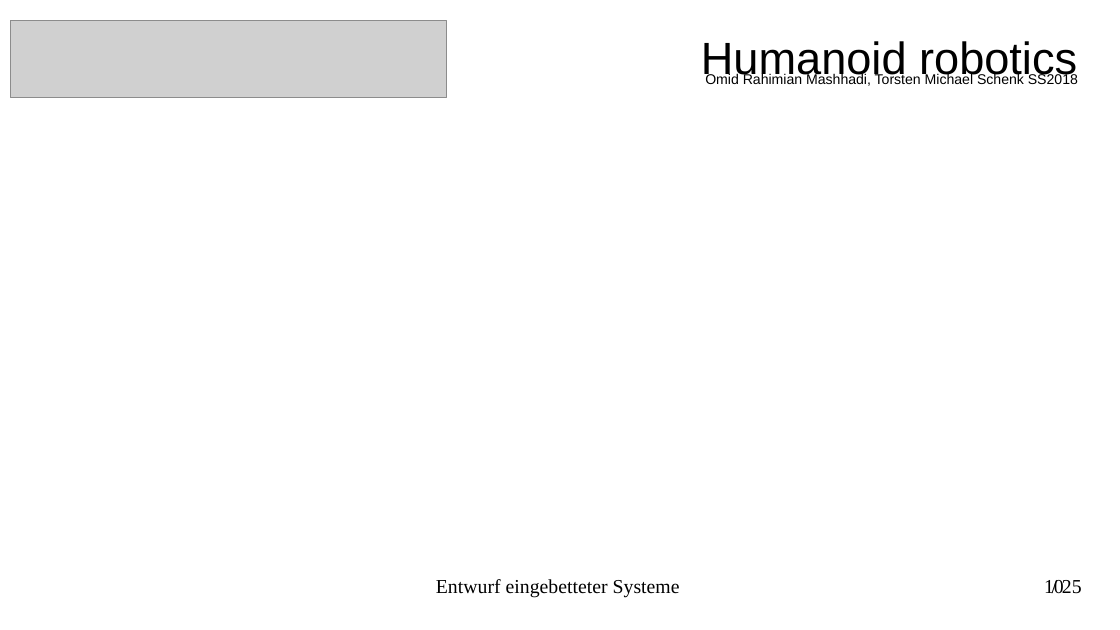
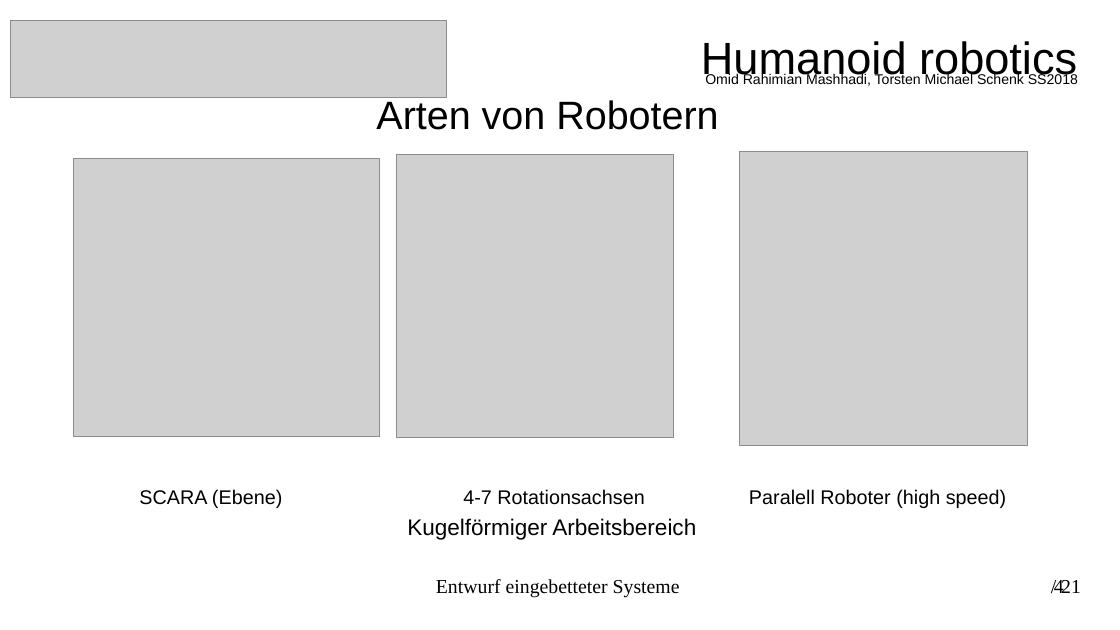
Before and after one commit to torstenschenk/beuth-avatar-ss2018, a slide deck: slide 4 of Presentation/HumanoideRobotic.odp (slide 10 before the commit). Drawn at 1120x630 pixels with LibreOffice and Linux fonts; fonts in the diff are those of the drawing; grey boxes stand for pictures. Boxes give left, top, right and bottom in pixels: in the first picture for what was removed or moved away, otherwise in the second. Text is boxed around its words. In the diff, an @@ line names an element or a change of style, - is before the commit and + after.

```diff
--- a/Presentation/HumanoideRobotic.odp
+++ b/Presentation/HumanoideRobotic.odp
@@ title added at (376,100,718,130), 28 pt, text #000000 @@
+Arten von Robotern
@@ picture added at (74,159,380,437) @@
@@ picture added at (396,154,674,438) @@
@@ picture added at (740,152,1028,446) @@
@@ text added at (139,489,1007,508), 14 pt, text #000000 @@
+SCARA (Ebene) 4-7 Rotationsachsen Paralell Roboter (high speed)
@@ text added at (407,518,696,540), 16 pt, text #000000 @@
+Kugelförmiger Arbeitsbereich
@@ page number at (1054,580,1064,593): text changed @@
-10
+4
@@ text added at (1061,580,1081,593), 14 pt, text #000000 @@
+/ 21
@@ text removed at (1062,580,1082,594) @@
-/ 25
```
Also in this commit, not shown: 19 other slides changed, 4 slides removed, 8 other files.
